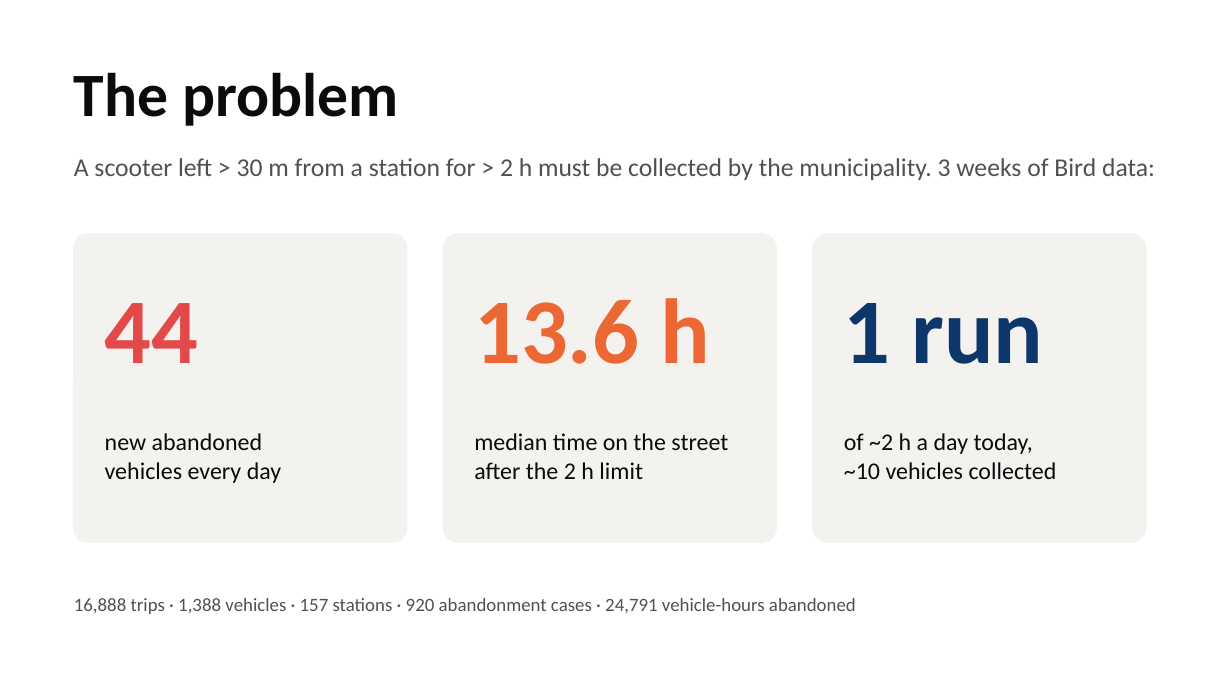
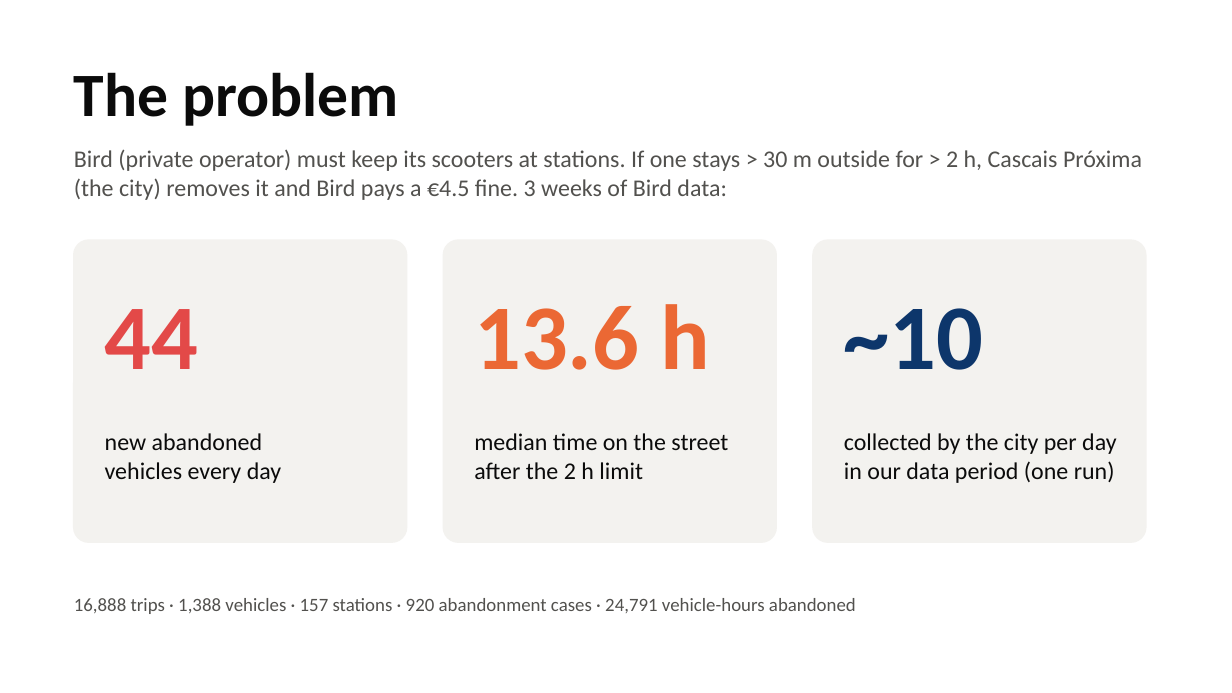
Before and after one commit to Artem-Tkachev/cascais-sweep, a slide deck: slide 2 of presentation/Cascais_Sweep.pptx. Drawn at 1232x693 pixels with LibreOffice and Linux fonts; fonts in the diff are those of the drawing. Boxes give left, top, right and bottom in pixels: in the first picture for what was removed or moved away, otherwise in the second. Text is boxed around its words. In the diff, an @@ line names an element or a change of style, - is before the commit and + after.

Commit message:
feat: update README and presentation materials with new data and insights; enhance live.js and collection.js for better vehicle tracking and display

```diff
--- a/presentation/Cascais_Sweep.pptx
+++ b/presentation/Cascais_Sweep.pptx
@@ text at bbox=[74, 149, 1142, 200]: text changed; size 15 to 14 pt @@
-A scooter left > 30 m from a station for > 2 h must be collected by the municipality. 3 weeks of Bird data:
+Bird (private operator) must keep its scooters at stations. If one stays > 30 m outside for > 2 h, Cascais Próxima (the city) removes it and Bird pays a €4.5 fine. 3 weeks of Bird data:
@@ rounded rectangle: place and size @@
-rounded rectangle at bbox=[74, 234, 407, 542]
+rounded rectangle at bbox=[74, 240, 407, 542]
@@ rounded rectangle: place and size @@
-rounded rectangle at bbox=[444, 234, 776, 542]
+rounded rectangle at bbox=[444, 240, 776, 542]
@@ proportions changed in 3 elements at bbox=[74, 240, 407, 542], bbox=[444, 240, 776, 542], bbox=[813, 240, 1146, 542] @@
@@ rounded rectangle: place and size @@
-rounded rectangle at bbox=[813, 234, 1146, 542]
+rounded rectangle at bbox=[813, 240, 1146, 542]
@@ text "44": place and size @@
-text "44" at bbox=[105, 303, 199, 363]
+text "44" at bbox=[105, 309, 199, 369]
@@ text "13.6 h": place and size @@
-text "13.6 h" at bbox=[474, 298, 710, 364]
+text "13.6 h" at bbox=[474, 304, 710, 370]
@@ text at bbox=[844, 308, 984, 370]: text changed @@
-1 run
+~10
@@ text at bbox=[844, 433, 1117, 483]: text changed @@
-of ~2 h a day today,
-~10 vehicles collected
+collected by the city per day
+in our data period (one run)
```
Also in this commit, not shown: 2 other slides changed, 5 other files.
